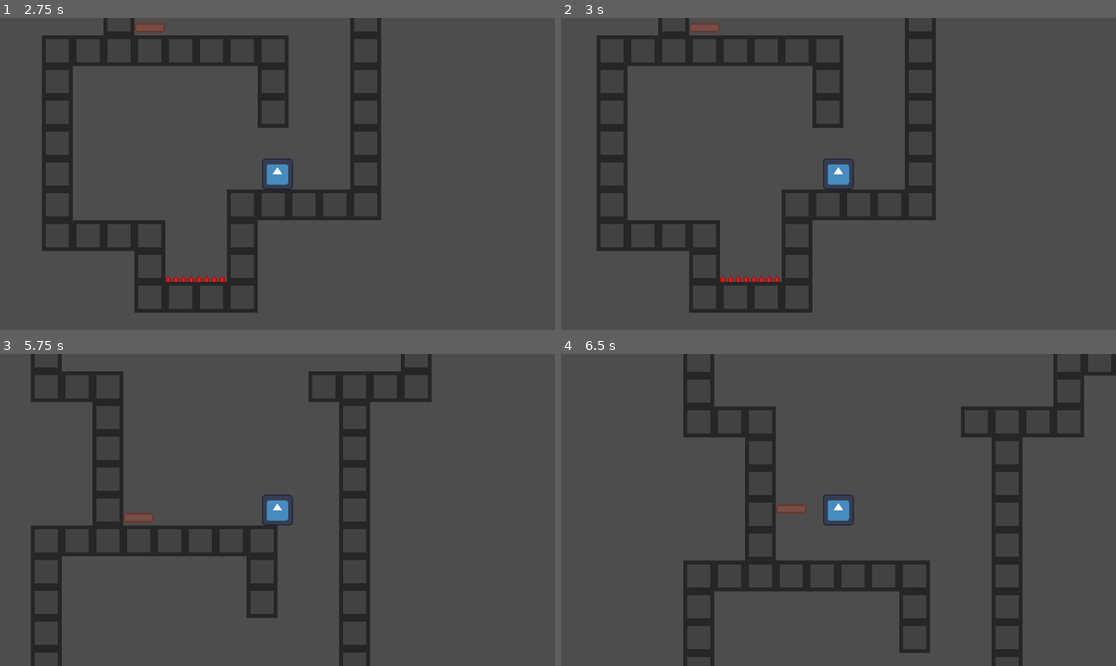
Above: before the commit, frames 1-4 (two rows, left to right).
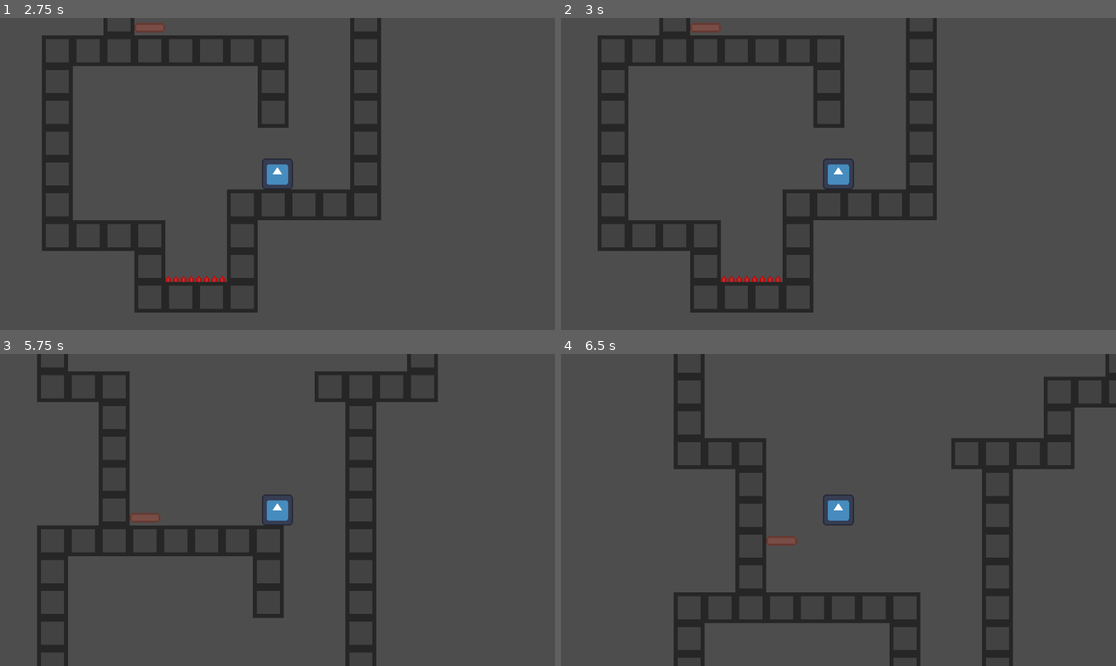
Above: after the commit, the same moments.

Repository: wespd/gmtkgamejam
Game: Godot game, scene res://scenes/game.tscn
The game is run twice, just before and just after one commit, with the same random seed, the same clock (stepped at 60 frames per second) and the same inputs. The engine's default icon, where the game draws it, is replaced by a stand-in: a white triangle on a blue panel in a dark square.
Inputs:
- Up to frame 1 (2.75 s): tap Enter at 0.5 s; hold Shift (dash) 0.53-1.28 s; hold D (move_right) 0.53-2.03 s; tap Space (jump) at 0.77, 0.8, 1.07, 1.35, 1.52, 1.82, 2.3 s; tap Shift (dash) at 1.55 s; hold A (move_left) from 2.03 s (still down); hold Shift (dash) from 2.03 s (still down)
- Up to frame 2 (3 s): release A (move_left) at 2.78 s; release Shift (dash) at 2.78 s; hold D (move_right) from 2.78 s (still down); tap Shift (dash) at 2.85 s
- Up to frame 3 (5.75 s): tap Space (jump) at 3.02, 3.32, 3.6, 3.77, 4.07, 4.52, 4.82, 5.3 s; release D (move_right) at 4.28 s; hold A (move_left) 4.28-5.03 s; tap Shift (dash) at 4.35 s; hold D (move_right) from 5.03 s (still down); hold Shift (dash) from 5.03 s (still down)
- Up to frame 4 (6.5 s): release D (move_right) at 5.78 s; release Shift (dash) at 5.78 s; hold A (move_left) from 5.78 s (still down); tap Space (jump) at 5.85, 6.02, 6.32 s; tap Shift (dash) at 6.05 s

Frame 1 is identical in both runs. In frame 2, 1.4% of the frame differs, in the area x 6-68%, y 0-95%; in frame 3, 7.6%; in frame 4, 12%, in the area x 20-100%, y 0-100%.

Commit message:
Improve dash and movement logic for player
Refactored dash handling to require dash release for activation and prevent movement during dash wind-up. Added area_entered signal to hurtbox for better collision detection. Updated moving_platform scene to include Area2D for interaction.

Diff:
--- a/gmtk-2025/scenes/moving_platform.tscn
+++ b/gmtk-2025/scenes/moving_platform.tscn
@@ -10,6 +10,9 @@
 atlas = ExtResource("2_mb26n")
 region = Rect2(32, 27, 16, 5)
 
+[sub_resource type="RectangleShape2D" id="RectangleShape2D_1tdcd"]
+size = Vector2(12, 2)
+
 [node name="moving_platform" type="AnimatableBody2D"]
 script = ExtResource("1_1tdcd")
 
@@ -20,3 +23,11 @@
 texture = SubResource("AtlasTexture_pgg5x")
 
 [node name="Timer" type="Timer" parent="."]
+
+[node name="Area2D" type="Area2D" parent="."]
+collision_layer = 2
+collision_mask = 2
+
+[node name="CollisionShape2D" type="CollisionShape2D" parent="Area2D"]
+position = Vector2(0, 2)
+shape = SubResource("RectangleShape2D_1tdcd")
--- a/gmtk-2025/scripts/player.gd
+++ b/gmtk-2025/scripts/player.gd
@@ -54,6 +54,7 @@
 	initialize_frame_data()
 	initialize_ray_casts(3)
 	hurtbox.body_entered.connect(on_hit)
+	hurtbox.area_entered.connect(on_hit)
 	wall_jump_cooldown_timer.timeout.connect(on_wall_jump_complete)
 	#connect to any relevent signals
 
@@ -115,21 +116,20 @@
 	current_frame_data[FrameDataType.COYOTE_WALL_JUMP] += 1
 	current_frame_data[FrameDataType.WALL_JUMP_LOCK] += 1
 	if Input.is_action_pressed("dash") and is_on_floor():
+		velocity.x = 0
 		current_frame_data[FrameDataType.DASH_WIND_UP] += 1
 		print("charging dash! now at %s" %current_frame_data[FrameDataType.DASH_WIND_UP])
 
 func handle_inputs():
 	if Input.is_action_just_pressed("jump"):
 		current_frame_data[FrameDataType.INPUT_BUFFER] = 0
-		print("jump key pressed!")
-
-	if not can_input or not can_move or is_dashing or current_frame_data[FrameDataType.DASH_WIND_UP] != 0:
+
+	if not can_input or not can_move:
 		current_horizontal_movement = 0
 		return
 
-
 	current_horizontal_movement = Input.get_axis("move_left", "move_right")
-	if current_horizontal_movement != 0.0:
+	if current_horizontal_movement != 0.0 and current_frame_data[FrameDataType.DASH_WIND_UP] == 0 and not is_dashing:
 		last_direction = current_horizontal_movement
 
 
@@ -153,6 +153,8 @@
 
 
 func handle_movement(delta : float):
+	if is_dashing or current_frame_data[FrameDataType.DASH_WIND_UP] != 0:
+		return
 	var direction = velocity.abs().x / velocity.x
 	velocity.x += current_horizontal_movement * (acceleration_speed if direction > 0 else deacceleration_speed) * delta
 	if absf(velocity.x) > max_speed and not is_dashing:
@@ -187,14 +189,12 @@
 func handle_dash():
 	if not can_input or not can_move:
 		return
-	if not Input.is_action_pressed("dash"):
-		current_frame_data[FrameDataType.DASH_WIND_UP] = 0
-
-	if is_on_floor() or is_on_wall():
+
+
+	if is_on_floor() or is_on_wall() or velocity.x == 0.0:
 		is_dashing = false
 
-	if current_frame_data[FrameDataType.DASH_WIND_UP] >= dash_wind_up_frames:
-		print("dashing")
+	if current_frame_data[FrameDataType.DASH_WIND_UP] >= dash_wind_up_frames and Input.is_action_just_released("dash"):
 		is_dashing = true
 		current_frame_data[FrameDataType.DASH_WIND_UP] = 0
 		var time := (2 * sqrt(2 * DIMENSIONS.y / acceleration_due_to_gravity))
@@ -202,15 +202,16 @@
 		velocity.x = max_speed * 1.75 * last_direction
 		velocity.y = -(distance - 1/2 * acceleration_due_to_gravity * time * time)/time
 
-
+	if not Input.is_action_pressed("dash"):
+		current_frame_data[FrameDataType.DASH_WIND_UP] = 0
 func handle_friction(delta : float):
-	if current_horizontal_movement != 0.0 or velocity.x == 0 or not can_input or is_dashing:
+	if current_horizontal_movement != 0.0 and not is_dashing or velocity.x == 0 or not can_input:
 		return
 
 	var direction = velocity.abs().x / velocity.x
-	var amount = deacceleration_speed * delta * direction
+	var amount = deacceleration_speed * delta * direction * (0 if is_dashing and (current_horizontal_movement == last_direction or current_horizontal_movement == 0.0) else 1)
 	if velocity.abs().x - absf(amount) > 0:
-		velocity.x -= deacceleration_speed * delta * direction
+		velocity.x -= amount
 	else:
 		velocity.x = 0
 
Not shown: 1 places in gmtk-2025/scenes/moving_platform.tscn that only renumber resources
